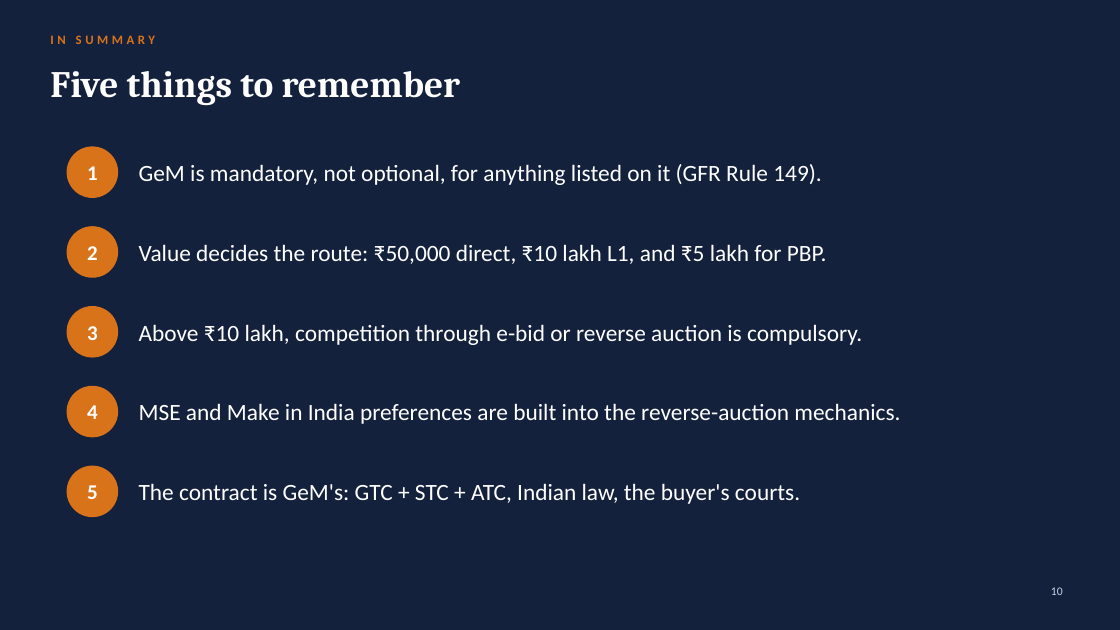
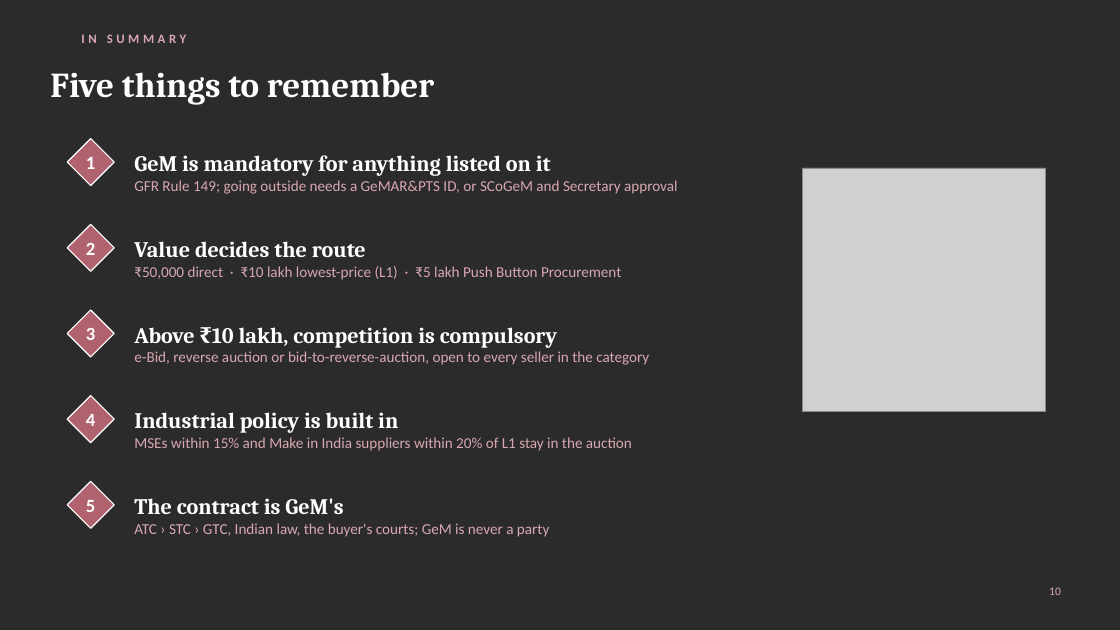
Before and after one commit to Sub-afk/Subbu-Claude, a slide deck: slide 10 of gem-presentation/GeM_Presentation.pptx. Drawn at 1120x630 pixels with LibreOffice and Linux fonts; fonts in the diff are those of the drawing; grey boxes stand for pictures; background and template pictures are left out; a plain dark background stands for a picture behind light text. Boxes give left, top, right and bottom in pixels: in the first picture for what was removed or moved away, otherwise in the second. Text is boxed around its words. In the diff, an @@ line names an element or a change of style, - is before the commit and + after.

```diff
--- a/gem-presentation/GeM_Presentation.pptx
+++ b/gem-presentation/GeM_Presentation.pptx
@@ background #14213D to picture (left out) @@
@@ text "IN SUMMARY": place and size @@
-text "IN SUMMARY" at (50,35,155,44)
+text "IN SUMMARY" at (81,34,186,43)
@@ text "IN SUMMARY" at (81,34,186,43): text colour #D9731A to #D8A7B1 @@
@@ title "Five things to remember" at (50,72,434,104): size 32 to 30 pt @@
@@ text "1": place and size @@
-text "1" at (87,166,98,180)
+text "1" at (86,157,95,169)
@@ diamond: place and size @@
-diamond at (67,147,118,197)
+diamond at (67,139,114,186)
@@ text at (134,155,677,194): text changed; size 20 to 13 pt; text colour #FFFFFF to #D8A7B1 @@
-GeM is mandatory, not optional, for anything listed on it (GFR Rule 149).
+GeM is mandatory for anything listed on it
+GFR Rule 149; going outside needs a GeMAR&PTS ID, or SCoGeM and Secretary approval
@@ picture added at (802,168,1046,412) @@
@@ diamond: place and size @@
-diamond at (67,227,118,277)
+diamond at (67,224,114,271)
@@ text at (134,241,621,280): text changed; size 20 to 13 pt; text colour #FFFFFF to #D8A7B1 @@
-Value decides the route: ₹50,000 direct, ₹10 lakh L1, and ₹5 lakh for PBP.
+Value decides the route
+₹50,000 direct · ₹10 lakh lowest-price (L1) · ₹5 lakh Push Button Procurement
@@ diamond: place and size @@
-diamond at (67,307,118,357)
+diamond at (67,310,114,357)
@@ text at (134,327,649,365): text changed; size 20 to 13 pt; text colour #FFFFFF to #D8A7B1 @@
-Above ₹10 lakh, competition through e-bid or reverse auction is compulsory.
+Above ₹10 lakh, competition is compulsory
+e-Bid, reverse auction or bid-to-reverse-auction, open to every seller in the category
@@ text "4": place and size @@
-text "4" at (87,405,98,419)
+text "4" at (86,414,95,426)
@@ diamond: place and size @@
-diamond at (67,386,118,437)
+diamond at (67,396,114,443)
@@ text at (134,412,632,451): text changed; size 20 to 13 pt; text colour #FFFFFF to #D8A7B1 @@
-MSE and Make in India preferences are built into the reverse-auction mechanics.
+Industrial policy is built in
+MSEs within 15% and Make in India suppliers within 20% of L1 stay in the auction
@@ size 18 to 16 pt in 5 elements at (86,328,95,340), (86,243,95,255), (86,414,95,426), (86,157,95,169), (86,500,95,512) @@
@@ text "5": place and size @@
-text "5" at (87,485,98,499)
+text "5" at (86,500,95,512)
@@ ellipse to diamond; fill #D9731A to #B0636F; outline #D9731A 1 pt to #FFFFFF 1 pt in 5 elements at (67,310,114,357), (67,224,114,271), (67,396,114,443), (67,139,114,186), (67,481,114,528) @@
@@ diamond: place and size @@
-diamond at (67,466,118,517)
+diamond at (67,481,114,528)
@@ text at (134,498,549,537): text changed; size 20 to 13 pt; text colour #FFFFFF to #D8A7B1 @@
-The contract is GeM's: GTC + STC + ATC, Indian law, the buyer's courts.
+The contract is GeM's
+ATC › STC › GTC, Indian law, the buyer's courts; GeM is never a party
@@ page number at (1049,587,1061,595): text colour #C9D3E3 to #D8A7B1 @@
```
Also in this commit, not shown: 10 other slides changed.
